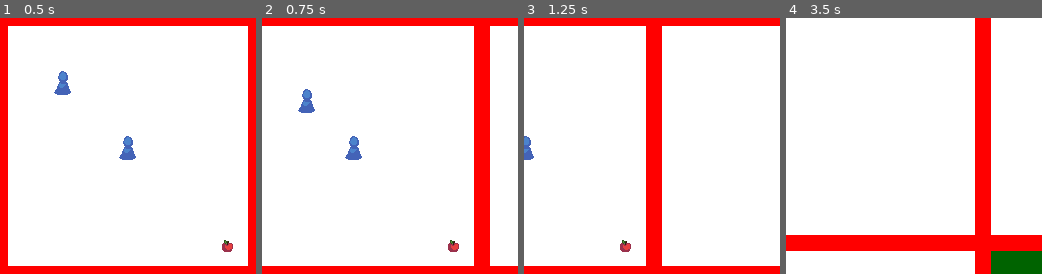
Above: before the commit, frames 1-4 (left to right).
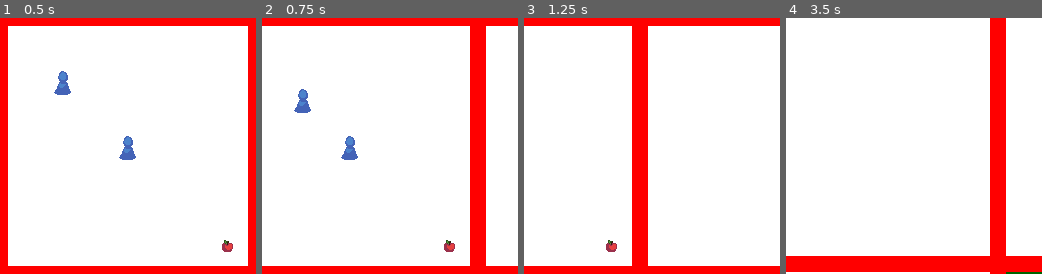
Above: after the commit, the same moments.

Repository: Branchlet-ANS/ldjam48
Game: Godot game, scene res://Main.tscn
Two runs of this game, one before a commit and one after it. Both use one fixed random seed, a clock stepped at 60 frames per second and the inputs below.
Inputs (mouse positions are in pixels of both pictures, inside the frame that each line leads up to):
- Up to frame 1 (0.5 s): no input
- Up to frame 2 (0.75 s): move the mouse to (446, 133) at 0.52 s; hold D (ui_right) from 0.53 s (still down); click (446, 133) at 0.67 s
- Up to frame 3 (1.25 s): keep holding D (ui_right)
- Up to frame 4 (3.5 s): move the mouse to (862, 158) at 1.27 s; release D (ui_right) at 1.28 s; hold S (ui_down) 1.28-2.03 s; move the mouse to (939, 89) at 2.02 s; hold D (ui_right) 2.03-2.78 s; move the mouse to (901, 197) at 2.77 s; hold W (ui_up) from 2.78 s (still down); click (901, 197) at 2.92 s

Frame 1 is identical in both runs. In frame 2, 3.8% of the frame differs, in the area x 12-90%, y 3-97%; in frame 3, 11%; in frame 4, 22%, in the area x 0-100%, y 0-100%.

Commit message:
Camera delta

Diff:
--- a/godot/Camera2D.gd
+++ b/godot/Camera2D.gd
@@ -1,9 +1,9 @@
 extends Camera2D
 
 
-const DEACCELERATION = 0.9
+const DEACCELERATION = 1
 const STOP_THRESHOLD = 0.5
-const CAMERA_SPEED = 3
+const CAMERA_SPEED = 200
 
 var spd_x = 0
 var spd_y = 0
@@ -14,9 +14,10 @@
 
 
 func _process(delta):
-	offset += Vector2(spd_x, spd_y)
-	spd_x *= DEACCELERATION
-	spd_y *= DEACCELERATION
+	offset += Vector2(spd_x * delta, spd_y * delta)
+
+	spd_x *= DEACCELERATION * delta
+	spd_y *= DEACCELERATION * delta
 	if (abs(spd_x) < STOP_THRESHOLD):
 		spd_x = 0
 	if (abs(spd_y) < STOP_THRESHOLD):
